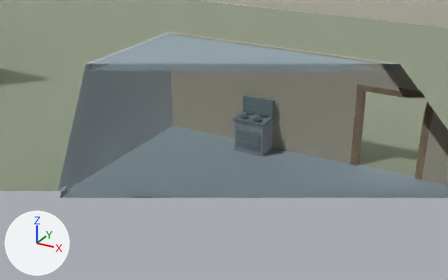
A saved change to the Blender file development/levels/rebuild/cemetery-furnishings-pass/wld-07/furnished-grounds.blend.
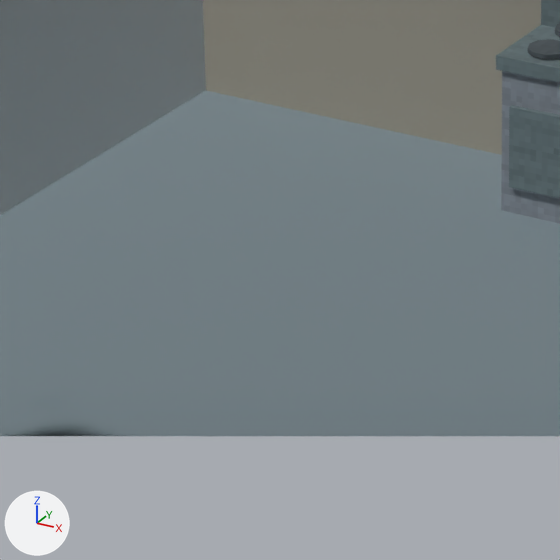
Old and new are each drawn from a camera (50 mm lens) standing at (42.48, -53.6, 7.63) and looking at (35.03, -40.04, 0.85) and again close up on the part from 29% to 55% of the width and 38% to 80% of the height. Every picture has the same lights, and +X, +Y and +Z are marked at lower left. The last two pictures show the newer version. Everything nearer to the camera than a plane just in front of the edit is cut away.

The older version as bpy lines, for what is in view:
```python
me_cube_020 = bpy.data.meshes.new('Cube.020')
me_cube_020.from_pydata(...)  # 24 vertices, 12 faces; spans x -0.1..0.1, y -9.0..9.0, z -1.5..1.5
me_cube_020.materials.append(mat_neutral_shell)  # light grey #bfc8cd
me_freestanding_stove_with_four_hot_plates_and_oven = bpy.data.meshes.new('Freestanding stove with four hot plates and oven')
me_freestanding_stove_with_four_hot_plates_and_oven.from_pydata(...)  # 624 vertices, 208 faces; spans x -0.48..0.48, y -0.37..0.38, z 0.0..1.53
# faces by material slot: [12, 36, 160]
me_freestanding_stove_with_four_hot_plates_and_oven.materials.append(mat_blockout_metal_001)
me_freestanding_stove_with_four_hot_plates_and_oven.materials.append(mat_blockout_industrial)
me_freestanding_stove_with_four_hot_plates_and_oven.materials.append(mat_blockout_dark_001)
me_wld_07_cottage_n_pier_0 = bpy.data.meshes.new('WLD-07 cottage N pier 0')
me_wld_07_cottage_n_pier_0.from_pydata(...)  # a box spanning x 32.0..38.01, y -38.12..-37.88, z 0.0..3.0
me_wld_07_cottage_n_pier_0.materials.append(mat_burial_ground_limestone_masonry)  # grey #b8b3a4
ob_level_blockout_domestic_kitchen_range_001 = bpy.data.objects.new('level_blockout_domestic_kitchen_range.001', me_freestanding_stove_with_four_hot_plates_and_oven)
ob_level_blockout_domestic_kitchen_range_001.parent = ob_wld_07_cottage_3_0
ob_level_blockout_domestic_kitchen_range_001.location = (0.0, 0.0, 0.0)
ob_wall_cottage_w = bpy.data.objects.new('Wall cottage W', me_cube_020)
ob_wall_cottage_w.location = (32.0, -47.0, 1.5)
ob_wld_07_cottage_n_pier_0_region0 = bpy.data.objects.new('WLD-07 cottage N pier 0 region0', me_wld_07_cottage_n_pier_0)
ob_wld_07_cottage_n_pier_0_region0.location = (0.0, 0.0, 0.0)
# also in view: 'Floor cottage' at (39.0, -47.0, -0.08)
```
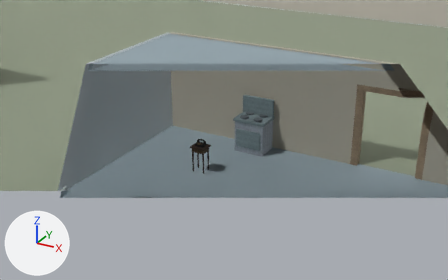
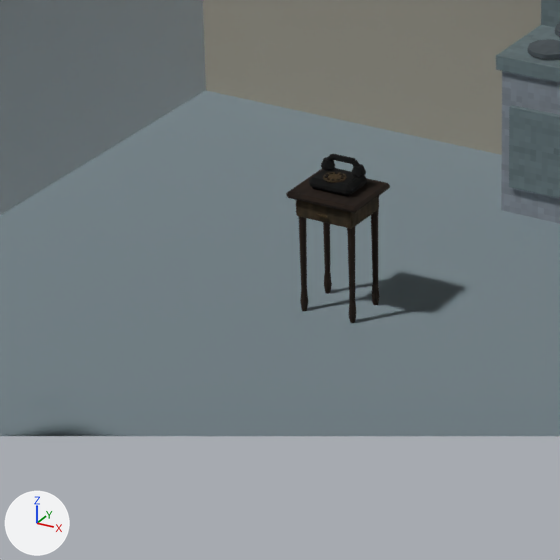
Diff of the bpy script that builds the scene:
```diff
--- a/development/levels/rebuild/cemetery-furnishings-pass/wld-07/furnished-grounds.blend.py
+++ b/development/levels/rebuild/cemetery-furnishings-pass/wld-07/furnished-grounds.blend.py
@@ img_brass_worn_diffuse_002 @@
+img_brass_worn_diffuse_002 = load_image('brass worn diffuse.002', '_unpacked/brass_worn_diffuse.002', 64, 64, 'sRGB')
@@ img_black_worn_diffuse @@
+img_black_worn_diffuse = load_image('black worn diffuse', '_unpacked/black_worn_diffuse', 64, 64, 'sRGB')
@@ img_brass_worn_diffuse_001 @@
+img_brass_worn_diffuse_001 = load_image('brass worn diffuse.001', '_unpacked/brass_worn_diffuse.001', 64, 64, 'sRGB')
@@ img_pine_worn_diffuse_001 @@
+img_pine_worn_diffuse_001 = load_image('pine worn diffuse.001', '_unpacked/pine_worn_diffuse.001', 64, 64, 'sRGB')
@@ img_oak_worn_diffuse_001 @@
+img_oak_worn_diffuse_001 = load_image('oak worn diffuse.001', '_unpacked/oak_worn_diffuse.001', 64, 64, 'sRGB')
@@ mat_rebuild_original_brass_worn_002 @@
+mat_rebuild_original_brass_worn_002 = principled_material('Rebuild Original brass worn.002')
+mat_rebuild_original_brass_worn_002.texture = img_brass_worn_diffuse_002
+mat_rebuild_original_brass_worn_002.roughness = 0.98
@@ mat_rebuild_original_black_worn @@
+mat_rebuild_original_black_worn = principled_material('Rebuild Original black worn')
+mat_rebuild_original_black_worn.texture = img_black_worn_diffuse
+mat_rebuild_original_black_worn.roughness = 0.98
@@ mat_rebuild_original_brass_worn_001 @@
+mat_rebuild_original_brass_worn_001 = principled_material('Rebuild Original brass worn.001')
+mat_rebuild_original_brass_worn_001.texture = img_brass_worn_diffuse_001
+mat_rebuild_original_brass_worn_001.roughness = 0.98
@@ mat_rebuild_original_pine_worn_001 @@
+mat_rebuild_original_pine_worn_001 = principled_material('Rebuild Original pine worn.001')
+mat_rebuild_original_pine_worn_001.texture = img_pine_worn_diffuse_001
+mat_rebuild_original_pine_worn_001.roughness = 0.98
@@ mat_rebuild_original_oak_worn_001 @@
+mat_rebuild_original_oak_worn_001 = principled_material('Rebuild Original oak worn.001')
+mat_rebuild_original_oak_worn_001.texture = img_oak_worn_diffuse_001
+mat_rebuild_original_oak_worn_001.roughness = 0.98
@@ me_cube_013 @@
+me_cube_013.from_pydata(...)  # 2406 vertices, 1332 faces; spans x -0.142..0.142, y -0.11..0.11, z 0.0..0.167
+# faces by material slot: [1256, 76]
+me_cube_013.materials.append(mat_rebuild_original_black_worn)  # picture img_black_worn_diffuse
+me_cube_013.materials.append(mat_rebuild_original_brass_worn_002)  # picture img_brass_worn_diffuse_002
@@ me_cube_008 @@
+me_cube_008.from_pydata(...)  # 960 vertices, 500 faces; spans x -0.23..0.23, y -0.2..0.2, z 0.0..0.755
+# faces by material slot: [428, 44, 28]
+me_cube_008.materials.append(mat_rebuild_original_oak_worn_001)  # picture img_oak_worn_diffuse_001
+me_cube_008.materials.append(mat_rebuild_original_pine_worn_001)  # picture img_pine_worn_diffuse_001
+me_cube_008.materials.append(mat_rebuild_original_brass_worn_001)  # picture img_brass_worn_diffuse_001
@@ ob_cemetery_caretaker_telephone @@
+ob_cemetery_caretaker_telephone = bpy.data.objects.new('Cemetery caretaker telephone', me_cube_013)
+ob_cemetery_caretaker_telephone.location = (34.55, -40.5, 0.756)
@@ ob_cemetery_caretaker_telephone_table_01 @@
+ob_cemetery_caretaker_telephone_table_01 = bpy.data.objects.new('Cemetery caretaker telephone table 01', me_cube_008)
+ob_cemetery_caretaker_telephone_table_01.location = (34.55, -40.5, 0.0)
```

Boxes [x1, y1, x2, y2] around the edits, measured in the close-ups (560 x 560 px):
'Cemetery caretaker telephone table 01', added
    after: [286, 169, 390, 323]
    faces in mat_rebuild_original_oak_worn_001 (picture img_oak_worn_diffuse_001): [286, 169, 390, 323]
    faces in mat_rebuild_original_pine_worn_001 (picture img_pine_worn_diffuse_001): [296, 196, 379, 229]
'Cemetery caretaker telephone', added
    after: [309, 154, 367, 196]
    faces in mat_rebuild_original_black_worn (picture img_black_worn_diffuse): [309, 154, 367, 196]
    faces in mat_rebuild_original_brass_worn_002 (picture img_brass_worn_diffuse_002): [323, 172, 346, 182]
